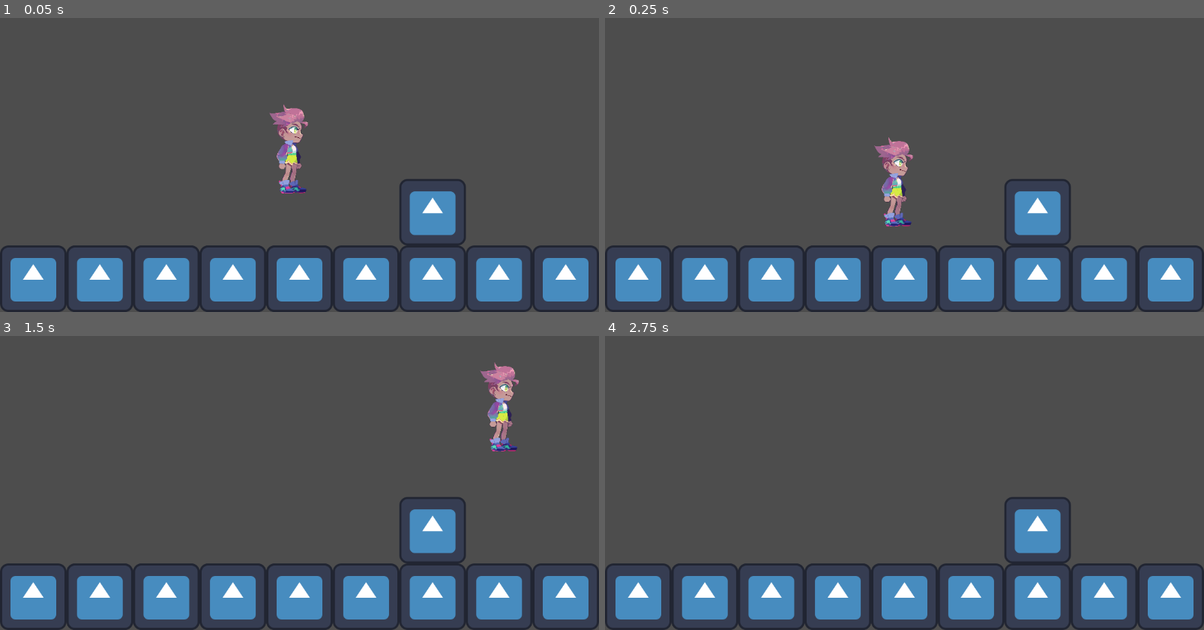
Above: before the commit, frames 1-4 (two rows, left to right).
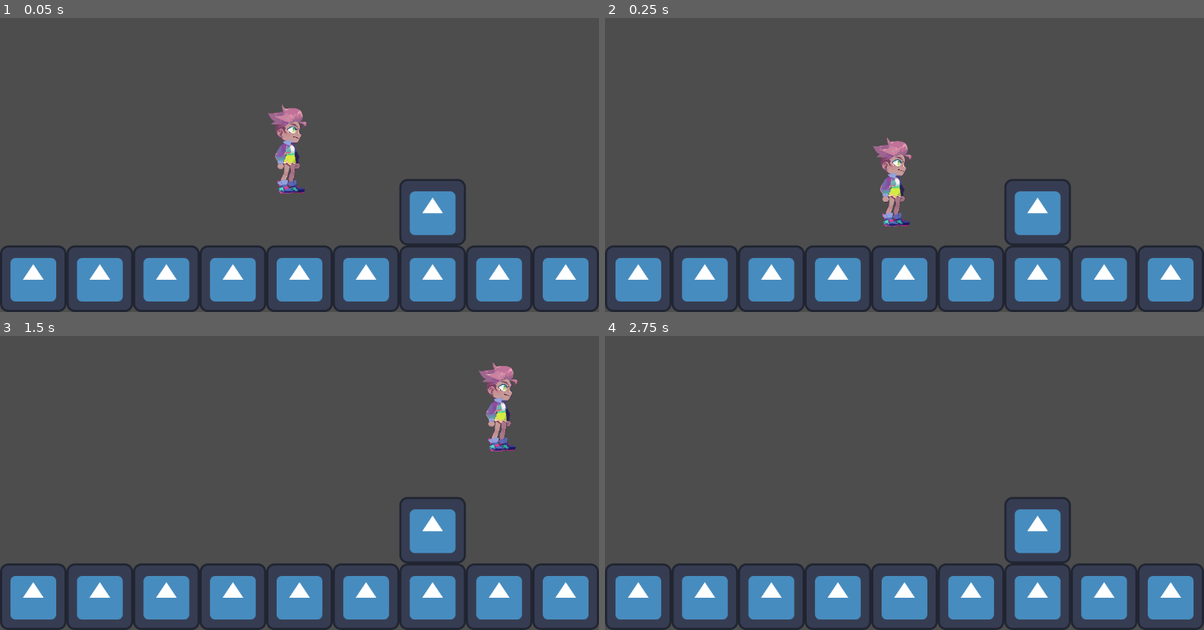
Above: after the commit, the same moments.

Repository: pepperfruits/Aurelia
Game: Godot game, scene res://Levels/TestingLevel/testing_level.tscn
Same seed, same stepped clock (60 frames per second), same inputs: the game is played once before the commit and once after it. The engine's default icon, where the game draws it, is replaced by a stand-in: a white triangle on a blue panel in a dark square.
Inputs:
- Up to frame 1 (0.05 s): no input
- Up to frame 2 (0.25 s): no input
- Up to frame 3 (1.5 s): hold Right (move_right) from 0.53 s (still down); tap Space (jump) at 0.77 s
- Up to frame 4 (2.75 s): tap Space (jump) at 1.52 s; release Right (move_right) at 2.03 s; hold Left (move_left) from 2.03 s (still down)

The runs differ from the first frame. In frame 1, 0.5% of the frame differs, in the area x 44-52%, y 29-60%; in frame 2, 0.5%; in frame 3, 0.6%, in the area x 79-87%, y 8-40%; in frame 4, nothing differs.

Commit message:
player collision/hurtbox size changes
also moved placeholder sprite slightly

Diff:
--- a/Player/player.tscn
+++ b/Player/player.tscn
@@ -6,10 +6,10 @@
 [ext_resource type="Script" path="res://Player/InputHandler.gd" id="2_agngk"]
 
 [sub_resource type="RectangleShape2D" id="RectangleShape2D_upse4"]
-size = Vector2(40.9091, 206.818)
+size = Vector2(54.1115, 208.595)
 
 [sub_resource type="CapsuleShape2D" id="CapsuleShape2D_x1uv4"]
-radius = 27.0557
+radius = 24.0496
 height = 180.372
 
 [node name="Player" type="CharacterBody2D"]
@@ -28,6 +28,7 @@
 script = ExtResource("1_2jex8")
 
 [node name="PlaceHolderSprite" type="Sprite2D" parent="."]
+position = Vector2(-4.5, 0)
 scale = Vector2(0.49, 0.49)
 texture = ExtResource("1_xavc8")
 
